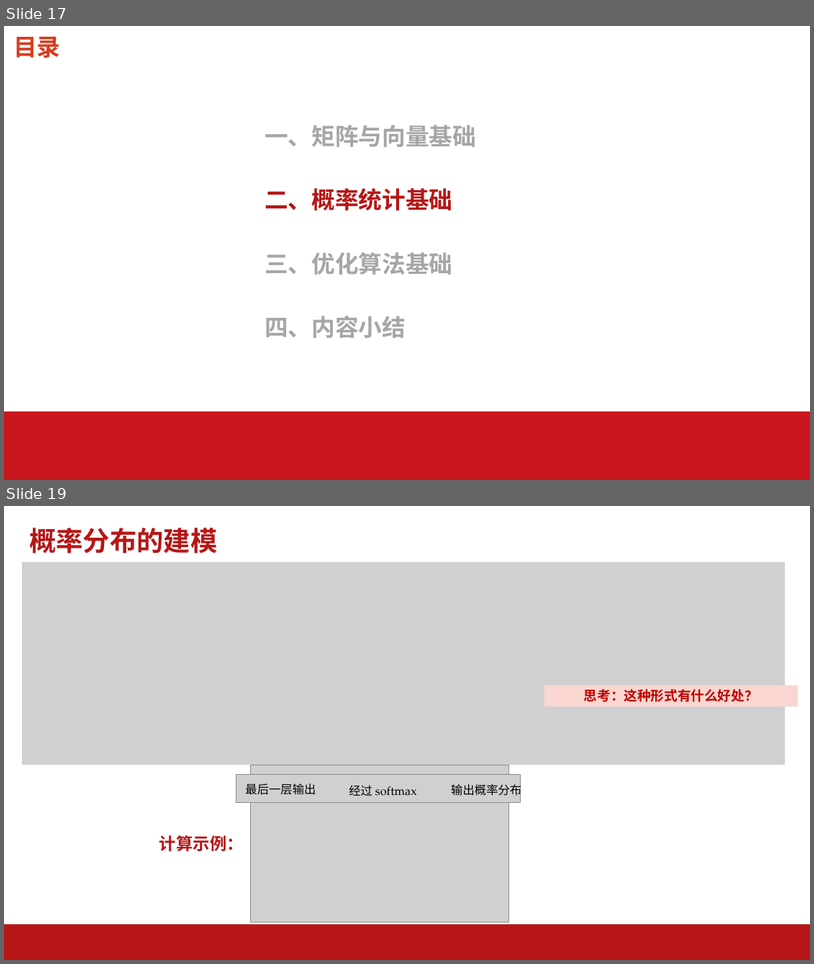
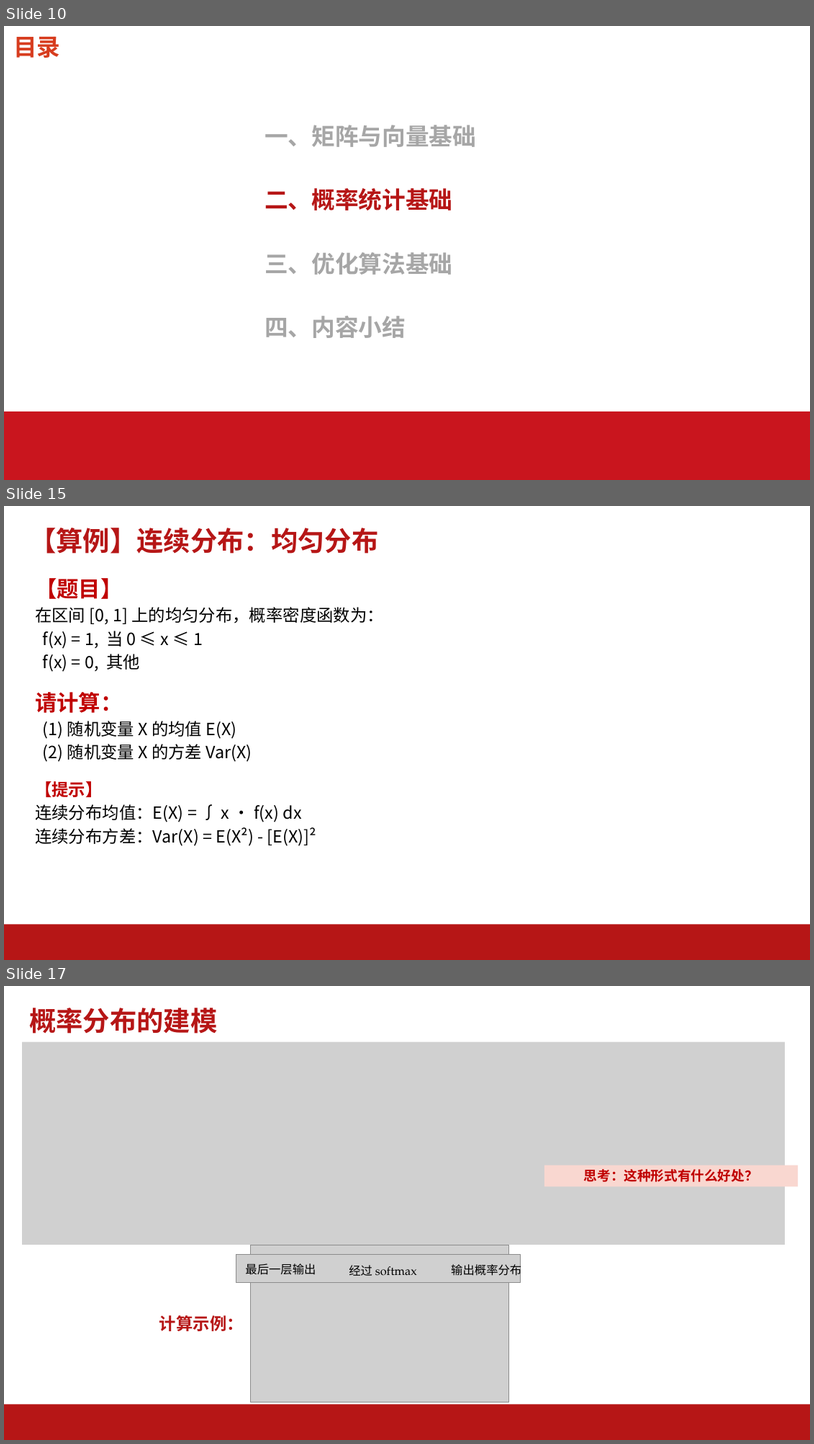
Before and after one commit to AI-Basic-Education/SJTU-Undergraduate-AI-basis, a slide deck: PPT/第3-4节-AI数学基础.pptx. Shown one above the other, each under a label of ours: slides 17 and 19 before the commit, slides 10, 15 and 17 after it; the slides between them are not shown. The pictures are 814x964 and 814x1444 pixels, drawn with LibreOffice and Linux fonts; fonts in the diff are those of the drawing; grey boxes stand for pictures; background and template pictures are left out. Boxes give left, top, right and bottom in pixels: in the first picture for what was removed or moved away, otherwise in the second. Text is boxed around its words. In the diff, an @@ line names an element or a change of style, - is before the commit and + after.

```diff
--- a/PPT/第3-4节-AI数学基础.pptx
+++ b/PPT/第3-4节-AI数学基础.pptx
@@ slide 15 added at (4, 506, 810, 960), background #FFFFFF; not listed: 1 template element that a slide beside it also shows @@
@@ title added at (29, 528, 378, 554), 32 pt, text #B61616, bold @@
+【算例】连续分布：均匀分布
@@ text added at (35, 578, 384, 846), 20 pt, text #000000 @@
+【题目】
+在区间 [0, 1] 上的均匀分布，概率密度函数为：
+f(x) = 1, 当 0 ≤ x ≤ 1
+f(x) = 0, 其他
+请计算：
+(1) 随机变量 X 的均值 E(X)
+(2) 随机变量 X 的方差 Var(X)
+【提示】
+连续分布均值：E(X) = ∫ x · f(x) dx
+连续分布方差：Var(X) = E(X²) - [E(X)]²
@@ what was slide 17 is now slide 10 @@
@@ what was slide 19 is now slide 17 @@
```
Also in this commit, not shown: 8 slides changed, 16 other slides added, 16 other files.
